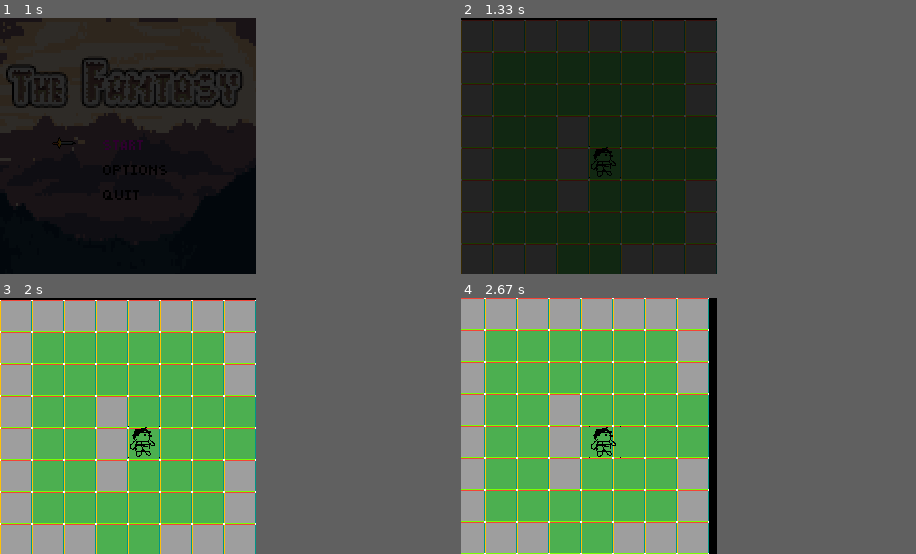
Above: before the commit, frames 1-4 (two rows, left to right).
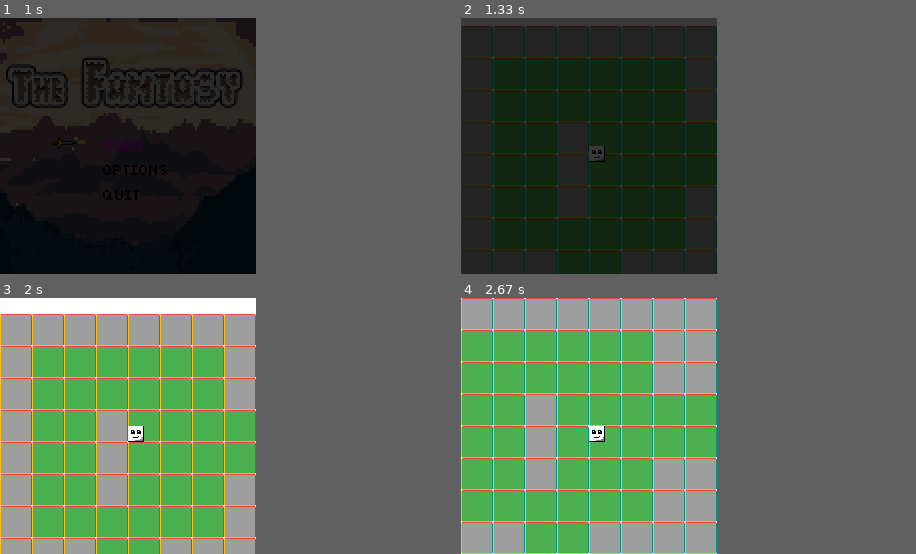
Above: after the commit, the same moments.

Repository: Oscarita25/PygameFantasyGame
Game: pygame game, started from Main.py
The game is run twice, just before and just after one commit, with the same random seed, the same clock (stepped at 60 frames per second) and the same inputs.
Inputs (mouse positions are in pixels of both pictures, inside the frame that each line leads up to):
- Up to frame 1 (1 s): click "Start" at 0.38 s; hold Down from 0.67 s (still down); move the mouse to (159, 76) at 0.7 s
- Up to frame 2 (1.33 s): release Down at 1.13 s; hold W from 1.17 s (still down); hold Up from 1.17 s (still down); move the mouse to (542, 204) at 1.2 s
- Up to frame 3 (2 s): release W at 1.63 s; release Up at 1.63 s; hold S from 1.67 s (still down); hold Up from 1.67 s (still down); move the mouse to (141, 456) at 1.7 s
- Up to frame 4 (2.67 s): release S at 2.13 s; release Up at 2.13 s; hold D 2.17-2.63 s; hold Up 2.17-2.63 s; move the mouse to (524, 502) at 2.2 s

Frame 1 is identical in both runs. In frame 2, 4.3% of the frame differs, in the area x 0-57%, y 0-92%; in frame 3, 14%; in frame 4, 19%, in the area x 0-57%, y 0-100%.

Commit message:
small changes

Diff:
--- a/Levels.py
+++ b/Levels.py
@@ -69,26 +69,44 @@
 tiles = {
 }
 
+sprite_groups = {
+}
+
+
 def init(surface, clck):
     global display
     global clock
     global tiles
     global CONTROLS
     global DEF_CONTROLS
+    global sprite_groups
 
     display = surface
     clock = clck
 
     tiles = {
-        0: pg.image.load("assets/textures/tiles/grass.png").convert(),
-        1: pg.image.load("assets/textures/tiles/stone.png").convert()
+        0: "assets/textures/tiles/grass.png,visible_sprites",
+        1: "assets/textures/tiles/stone.png,obstacle_sprites"
     }
 
     if CONTROLS is None:
         CONTROLS = DEF_CONTROLS
 
 
+def clear_sprites():
+    global sprite_groups
+
+    sprite_groups = {
+        "all_sprites": pygame.sprite.Group(),
+        "visible_sprites": CameraSprites(),
+        "obstacle_sprites": CameraSprites()
+    }
+
+
 def gen_mapsurf(map_dict):
+    global sprite_groups
+    clear_sprites()
+
     '''
     # example dictonary
     map_dict = {
@@ -109,10 +127,6 @@
 
     _rows = 0
     _elements = 0
-    # create a map surface (a rectangle) which is the maximum size of the map
-    # CHUNKSIZE * TILESIZE = Pixels of 1 Chunk
-    # (CHUNKSIZE * TILESIZE) * MAPSIZE = Pixels of 1 MAP
-    map_surface = pg.Surface((MAP_PIX, MAP_PIX))
 
     # go trough every Chunk and add Tiles to map
     # x chunk axis
@@ -124,8 +138,11 @@
                     # go trough every row in Chunk
                     for element in row:
                         # add tile to map for every     element.
-                        map_surface.blit(tiles[element], ((TILESIZE * _elements) + (CHUNKSIZE * TILESIZE) * x,
-                                                          (TILESIZE * _rows) + (CHUNKSIZE * TILESIZE) * y))
+                        _path, _group = tiles[element].split(",")
+                        Tile(((TILESIZE * _elements) + (CHUNKSIZE * TILESIZE) * x,
+                              (TILESIZE * _rows) + (CHUNKSIZE * TILESIZE) * y), [sprite_groups[_group]], _path)
+                        # map_surface.blit(tiles[element], ((TILESIZE * _elements) + (CHUNKSIZE * TILESIZE) * x,
+                        #                                  (TILESIZE * _rows) + (CHUNKSIZE * TILESIZE) * y))
                         _elements += 1
                         # for element in row -> END
                     _elements = 0
@@ -134,8 +151,6 @@
             _rows = 0
             # for y in range(MAPSIZE) -> END
     # for x in range(MAPSIZE) -> END
-
-    return map_surface.convert()
 
 
 def scale_map(surface, zoom):
@@ -204,6 +219,37 @@
     pg.event.post(pg.event.Event(pg.VIDEORESIZE))
 
 
+class CameraSprites(pg.sprite.Group):
+    def __init__(self):
+        super().__init__()
+        self.display_surface = pg.display.get_surface()
+        self.half_width = self.display_surface.get_size()[0] // 2
+        self.half_height = self.display_surface.get_size()[1] // 2
+        self.offset = vec()
+
+    def custom_draw(self, player):
+        global TILESIZE
+
+        self.offset.x = player.x
+        self.offset.y = player.y
+
+        for sprite in self.sprites():
+            # if 0 < sprite.rect.topleft[0] - self.offset.x + TILESIZE < pg.display.get_surface().get_size()[0] + TILESIZE:
+            # if 0 - TILESIZE< sprite.rect.topleft[1] - self.offset.y < pg.display.get_surface().get_size()[1] + TILESIZE:
+            offset_rect = sprite.rect.topleft - self.offset
+            self.display_surface.blit(sprite.image, offset_rect)
+
+
+class Tile(pg.sprite.Sprite):
+    def __init__(self, pos, groups, image_path, transparency=False):
+        super().__init__(groups)
+        if transparency:
+            self.image = pg.image.load(image_path).convert_alpha()
+        else:
+            self.image = pg.image.load(image_path).convert()
+        self.rect = self.image.get_rect(topleft=pos)
+
+
 class Minimap:
     def __init__(self, game):
         self.game = game
@@ -212,59 +258,108 @@
         self.surface.fill((0, 0, 0))
 
         self.cam_surf = pg.Surface((CHUNKSIZE * TILESIZE, CHUNKSIZE * TILESIZE))
-        self.cam_surf.fill((255, 0, 0))
-        self.cam_surf.set_alpha(128)
+        self.cam_surf.fill((0, 255, 255))
+        self.cam_surf.set_alpha(196)
         self.cam_surf = pg.transform.scale(self.cam_surf, ((CHUNKSIZE * TILESIZE) / 128, (CHUNKSIZE * TILESIZE) / 128))
-        self.image = pg.transform.scale(self.game.map_surface, (64, 64))
-
-    def update(self):
-        # self.comb_surf.fill((0, 0, 0))
-        self.surface.blit(self.image, (0, 0))
+        # self.image = pg.transform.scale(self.game.map_surface, (64, 64))
+
+    def draw(self):
+        global display
+        self.surface.fill((0, 0, 0))
+        for _sprites in sprite_groups["visible_sprites"]:
+            pg.draw.rect(self.surface, (255, 255, 255), (_sprites.rect.x // 128, _sprites.rect.y // 128, 1, 1))
+        # for _sprites in sprite_groups["obstacle_sprites"]:
+        #   pg.draw.rect(self.surface, (255, 255, 255), (_sprites.rect.x // 128, _sprites.rect.y // 128, 1, 1))
+
         self.surface.blit(self.cam_surf,
-                          ((abs(self.game.camera_pos[0]) / 128),
-                           (abs(self.game.camera_pos[1]) / 128)))
-        pg.draw.rect(self.surface, (255, 255, 255), (0, 0, 64, 64), 2)
+                          ((abs(self.game.player.pos.x) // 128),
+                           (abs(self.game.player.pos.y) // 128)))
+        display.blit(self.surface, (display.get_size()[0] - 65, 1))
+        pg.draw.rect(display, (255, 255, 255), (display.get_size()[0] - 66, 0, 65, 65), 1)
 
 
 class Player(pg.sprite.Sprite):
 
-    def __init__(self, x, y):
+    def __init__(self):
+        global ASPC_MULT
+
         super().__init__()
         self.image = pygame.image.load("assets/textures/Player_Sprite.png").convert_alpha()
         self.rect = self.image.get_rect()
 
         # Position and Direction
-        self.pos = vec(x, y)
-        self.vel = vec(0, 0)
-        self.speed = 64
+        self.rect.x = (pygame.display.get_surface().get_size()[0] // 2)
+        self.rect.y = pygame.display.get_surface().get_size()[1] // 2
+
+        # self.camera_pos.x = (128 * (ASPC_MULT - 1))
+
+        self.pos = vec(0, 0)
+        self.step = 8
+        self.speed = 10
+        self.dir_counter = 0
+        self.dir = vec(0, 0)
+
         self.direction = "DOWN"
 
-    def move_p(self):
-        pass
-        #self.pos.update(self.pos + self.vel)
-
-    def update_p(self, keys, delta):
+    def move(self, frametime):
+        global sprite_groups
+        keys = pg.key.get_pressed()
+
         if keys[CONTROLS["move_up"]]:
             self.direction = "UP"
-            self.vel.y = -self.speed * delta
+            self.dir.y -= (frametime * self.step) * self.speed
+            if self.dir.y < -self.step:
+                self.pos.y -= self.step
+                self.dir.y = 0
+
         elif keys[CONTROLS["move_down"]]:
             self.direction = "DOWN"
-            self.vel.y = self.speed * delta
+            self.dir.y += (frametime * self.step) * self.speed
+            if self.dir.y > self.step:
+                self.pos.y += self.step
+                self.dir.y = 0
+
         elif keys[CONTROLS["move_right"]]:
             self.direction = "RIGHT"
-            self.vel.x = self.speed * delta
+            self.dir.x += (frametime * self.step) * self.speed
+            if self.dir.x > self.step:
+                self.pos.x += self.step
+                self.dir.x = 0
+
         elif keys[CONTROLS["move_left"]]:
             self.direction = "LEFT"
-            self.vel.x = -self.speed * delta
+            self.dir.x -= (frametime * self.step) * self.speed
+            if self.dir.x < -self.step:
+                self.pos.x -= self.step
+                self.dir.x = 0
         else:
-            self.vel = vec(0, 0)
-
-        self.pos.update(self.pos + self.vel)
-
-    def jump_p(self):
+            # if nothing is done reset.
+            # (if you don't hold a key you won't move)
+            self.dir.x = 0
+            self.dir.y = 0
+
+    def collision(self):
+        collision_rect = self.rect.copy()
+        collision_rect.x += self.pos.x
+        collision_rect.y += self.pos.y
+        for _sprite in sprite_groups["obstacle_sprites"]:
+            if _sprite.rect.colliderect(collision_rect):
+                if self.direction == "UP":
+                    self.pos.y = _sprite.rect.bottom - self.rect.y
+                if self.direction == "DOWN":
+                    self.pos.y = _sprite.rect.top - self.rect.y - self.rect.height
+                if self.direction == "RIGHT":
+                    self.pos.x = _sprite.rect.left - self.rect.x - self.rect.width
+                if self.direction == "LEFT":
+                    self.pos.x = _sprite.rect.right - self.rect.x
+
+                self.dir.y = 0
+                self.dir.x = 0
+
+    def draw(self):
         pass
 
-    def attack_p(self):
+    def attack(self):
         pass
 
 
@@ -354,17 +449,16 @@
                 self.anim_states["anim_cinematic"] = 0
                 self.counters["anim_cinematic_00"] = 0
 
-        s = pg.Surface(display.get_size())
-        s.fill(Colors.BLACK)
-        s.set_alpha(self.counters["anim_cinematic_01"])
-        display.blit(s, (0, 0))
+        _anim_surf = pg.Surface(display.get_size())
+        _anim_surf.fill(Colors.BLACK)
+        _anim_surf.set_alpha(self.counters["anim_cinematic_01"])
+        display.blit(_anim_surf, (0, 0))
 
     def game(self):
         raise Exception('[ERROR] Not Overwriting "Level" ')
 
     def next_scene(self, next_scene):
         self.next = next_scene
-        del self
 
     def terminate(self):
         self.next_scene(None)
@@ -629,7 +723,7 @@
         Level.__init__(self)
 
         self.map = {
-            "16, 16":
+            "0, 0":
                 [[1, 1, 1, 1, 1, 1, 1, 1],
                  [1, 0, 0, 0, 0, 0, 0, 1],
                  [1, 0, 0, 0, 0, 0, 0, 1],
@@ -639,17 +733,37 @@
                  [1, 0, 0, 0, 0, 0, 0, 1],
                  [1, 1, 1, 0, 0, 1, 1, 1]],
 
-            "16, 17":
-                [[1, 1, 0, 0, 0, 0, 1, 1],
-                 [1, 0, 1, 1, 1, 1, 0, 1],
+            "1, 0":
+                [[1, 1, 1, 1, 1, 1, 1, 1],
+                 [1, 0, 0, 0, 0, 0, 0, 1],
                  [1, 0, 1, 0, 0, 1, 0, 1],
-                 [1, 0, 1, 1, 1, 1, 0, 0],
-                 [1, 0, 1, 1, 1, 1, 0, 0],
+                 [0, 0, 1, 1, 1, 1, 0, 1],
+                 [0, 0, 1, 1, 1, 1, 0, 1],
                  [1, 0, 1, 0, 0, 1, 0, 1],
-                 [1, 0, 1, 0, 0, 1, 0, 1],
+                 [1, 0, 1, 0, 0, 0, 0, 1],
+                 [1, 1, 1, 0, 0, 1, 1, 1]],
+
+            "0, 1":
+                [[1, 1, 1, 0, 0, 1, 1, 1],
+                 [1, 0, 0, 0, 0, 0, 0, 1],
+                 [1, 0, 0, 0, 0, 0, 0, 1],
+                 [1, 0, 0, 0, 0, 0, 0, 0],
+                 [1, 0, 0, 0, 0, 0, 0, 0],
+                 [1, 0, 0, 0, 0, 0, 0, 1],
+                 [1, 0, 0, 0, 0, 0, 0, 1],
                  [1, 1, 1, 1, 1, 1, 1, 1]],
 
-            "11, 5":
+            "1, 1":
+                [[1, 1, 1, 0, 0, 1, 1, 1],
+                 [1, 0, 0, 0, 0, 0, 0, 1],
+                 [1, 0, 0, 0, 0, 0, 0, 1],
+                 [0, 0, 0, 0, 0, 0, 0, 1],
+                 [0, 0, 0, 0, 0, 0, 0, 1],
+                 [1, 0, 0, 0, 0, 0, 0, 1],
+                 [1, 0, 0, 0, 0, 0, 0, 1],
+                 [1, 1, 1, 1, 1, 1, 1, 1]],
+
+            "2, 1":
                 [[1, 1, 1, 1, 1, 1, 1, 1],
                  [1, 0, 0, 0, 0, 0, 0, 1],
                  [1, 0, 0, 0, 0, 0, 0, 1],
@@ -659,7 +773,7 @@
                  [1, 0, 0, 0, 0, 0, 0, 1],
                  [1, 1, 1, 1, 1, 1, 1, 1]],
 
-            "10, 5":
+            "2, 2":
                 [[1, 1, 1, 1, 1, 1, 1, 1],
                  [1, 0, 0, 0, 0, 0, 0, 1],
                  [1, 0, 0, 0, 0, 0, 0, 1],
@@ -669,7 +783,7 @@
                  [1, 0, 0, 0, 0, 0, 0, 1],
                  [1, 1, 1, 1, 1, 1, 1, 1]],
 
-            "9, 5":
+            "2, 3":
                 [[1, 1, 1, 1, 1, 1, 1, 1],
                  [1, 0, 0, 0, 0, 0, 0, 1],
                  [1, 0, 0, 0, 0, 0, 0, 1],
@@ -679,7 +793,7 @@
                  [1, 0, 0, 0, 0, 0, 0, 1],
                  [1, 1, 1, 1, 1, 1, 1, 1]],
 
-            "8, 5":
+            "3, 3":
                 [[1, 1, 1, 1, 1, 1, 1, 1],
                  [1, 0, 0, 0, 0, 0, 0, 1],
                  [1, 0, 0, 0, 0, 0, 0, 1],
@@ -689,7 +803,7 @@
                  [1, 0, 0, 0, 0, 0, 0, 1],
                  [1, 1, 1, 1, 1, 1, 1, 1]],
 
-            "7, 5":
+            "4, 3":
                 [[1, 1, 1, 1, 1, 1, 1, 1],
                  [1, 0, 0, 0, 0, 0, 0, 1],
                  [1, 0, 0, 0, 0, 0, 0, 1],
@@ -698,27 +812,7 @@
                  [1, 0, 0, 0, 0, 0, 0, 1],
                  [1, 0, 0, 0, 0, 0, 0, 1],
                  [1, 1, 1, 1, 1, 1, 1, 1]],
-
-            "6, 5":
-                [[1, 1, 1, 1, 1, 1, 1, 1],
-                 [1, 0, 0, 0, 0, 0, 0, 1],
-                 [1, 0, 0, 0, 0, 0, 0, 1],
-                 [0, 0, 0, 0, 0, 0, 0, 1],
-                 [0, 0, 0, 0, 0, 0, 0, 1],
-                 [1, 0, 0, 0, 0, 0, 0, 1],
-                 [1, 0, 0, 0, 0, 0, 0, 1],
-                 [1, 1, 1, 1, 1, 1, 1, 1]],
-
-            "5, 5":
-                [[1, 1, 1, 1, 1, 1, 1, 1],
-                 [1, 0, 0, 0, 0, 0, 0, 1],
-                 [1, 0, 0, 0, 0, 0, 0, 1],
-                 [0, 0, 0, 0, 0, 0, 0, 1],
-                 [0, 0, 0, 0, 0, 0, 0, 1],
-                 [1, 0, 0, 0, 0, 0, 0, 1],
-                 [1, 0, 0, 0, 0, 0, 0, 1],
-                 [1, 1, 1, 1, 1, 1, 1, 1]],
-            "5, 4":
+            "4, 4":
                 [[1, 1, 1, 0, 0, 1, 1, 1],
                  [1, 0, 0, 0, 0, 0, 0, 1],
                  [1, 0, 0, 0, 0, 0, 0, 1],
@@ -731,19 +825,7 @@
         }
 
         # generate map
-        self.map_surface = gen_mapsurf(self.map)
-
-        # scale map_surface (keep it seperate so we can resize it at all times)
-        # if check to keep aspect ratio
-        # (map is a square, not a rectangle, so keep it as one)
-        self.scaled_map = scale_map(self.map_surface, MAP_PIX / (display.get_size()[1] * ASPC_MULT))
-
-        # set cam_pos to center of the map.
-        self.camera_pos = vec()
-        self.camera_speed = 2
-        self.camera_dir = vec(0, 0)
-        self.camera_pos.x = -self.scaled_map.get_size()[0] / 2 + (128 * (ASPC_MULT - 1))
-        self.camera_pos.y = -self.scaled_map.get_size()[1] / 2
+        gen_mapsurf(self.map)
 
         # list of buttons
         self.btn_lst = \
@@ -752,10 +834,9 @@
         self.btn_lst[0].isVisible = False
         self.selected_btn = None
 
-        self.player = Player(
-            self.scaled_map.get_size()[0] / 2 + 32 * 4 - self.scaled_map.get_size()[0] / 2 + (128 * (ASPC_MULT - 1)),
-            self.scaled_map.get_size()[1] / 2 + 32 * 4 - self.scaled_map.get_size()[1] / 2)
-
+        self.player = Player()
+
+        # TODO reimplement minimap
         # mini map
         self.Minimap = Minimap(self)
         self.show_minimap = False
@@ -766,45 +847,15 @@
         self.anim_states["anim_cinematic"] = 2  # set animation state to 1. (staying black, then fade)
 
     def game(self):
-        global isDebug
+        global isDebug, sprite_groups
         mouse_pos = pg.mouse.get_pos()
-        keys = pg.key.get_pressed()
 
         if round(self.frametime, 0) == 0:
-
             if not self.controls_locked:
-                if keys[CONTROLS["move_up"]]:
-                    self.camera_dir.y += (self.frametime * self.camera_speed) * 12
-                    if self.camera_dir.y > self.camera_speed:
-                        self.camera_pos.y += self.camera_speed
-                        self.camera_dir.y = 0
-
-                elif keys[CONTROLS["move_down"]]:
-                    self.camera_dir.y -= (self.frametime * self.camera_speed) * 12
-                    if self.camera_dir.y < -self.camera_speed:
-                        self.camera_pos.y -= self.camera_speed
-                        self.camera_dir.y = 0
-
-                elif keys[CONTROLS["move_right"]]:
-                    self.camera_dir.x -= (self.frametime * self.camera_speed) * 12
-                    if self.camera_dir.x < -self.camera_speed:
-                        self.camera_pos.x -= self.camera_speed
-                        self.camera_dir.x = 0
-
-                elif keys[CONTROLS["move_left"]]:
-                    self.camera_dir.x += (self.frametime * self.camera_speed) * 12
-                    if self.camera_dir.x > self.camera_speed:
-                        self.camera_pos.x += self.camera_speed
-                        self.camera_dir.x = 0
-
-                else:
-                    # if nothing is done reset.
-                    # (if you don't hold a key you won't move)
-                    self.camera_dir.x = 0
-                    self.camera_dir.y = 0
-
-                #self.player.move_p()
-                #self.player.update_p(keys, self.frametime)
+                self.player.move(self.frametime)
+                self.player.collision()
+
+                # self.player.update_p(keys, self.frametime)
 
             for e in pg.event.get():
                 if e.type == pg.QUIT:
@@ -887,18 +938,17 @@
                     for button in self.btn_lst:
                         button.x = display.get_size()[0] / 2 - button.width / 2
 
-            self.Minimap.update()
-
             for button in self.btn_lst:
                 button.Hover(mouse_pos, Colors.MAGENTA)
 
             display.fill(Colors.WHITE)
 
-            display.blit(self.scaled_map, self.camera_pos)
-
-            display.blit(self.player.image, self.player.pos)
+            # display.blit(self.scaled_map, self.camera_pos)
+            sprite_groups["visible_sprites"].custom_draw(self.player.pos)
+            sprite_groups["obstacle_sprites"].custom_draw(self.player.pos)
+            display.blit(self.player.image, self.player.rect)
             if self.show_minimap:
-                display.blit(self.Minimap.surface, (display.get_size()[0] - 64, 0))
+                self.Minimap.draw()
 
             if self.controls_locked:
                 s = pg.Surface(display.get_size())
Binary file changed: assets/textures/Player_Sprite.png
